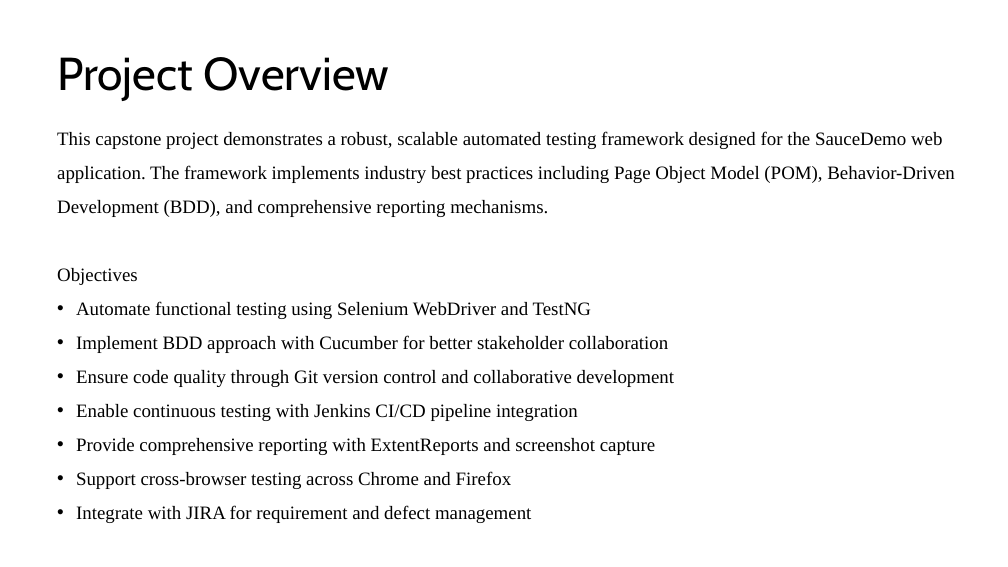
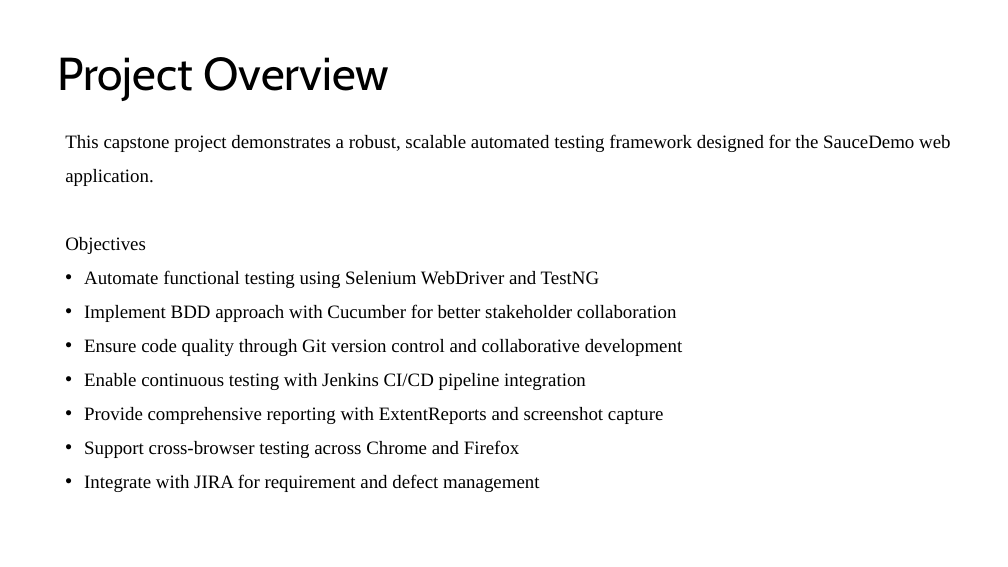
Before and after one commit to sahuljr7/Capstone-Project, a slide deck: slide 3 of PPT.pptx. Drawn at 1008x567 pixels with LibreOffice and Linux fonts; fonts in the diff are those of the drawing. Boxes give left, top, right and bottom in pixels: in the first picture for what was removed or moved away, otherwise in the second. Text is boxed around its words. In the diff, an @@ line names an element or a change of style, - is before the commit and + after.

Commit message:
ppt updated

```diff
--- a/PPT.pptx
+++ b/PPT.pptx
@@ text "This capstone project demonstrates a ...": place and size @@
-text "This capstone project demonstrates a ..." at bbox=[57, 131, 955, 523]
+text "This capstone project demonstrates a ..." at bbox=[65, 134, 950, 492]
@@ text at bbox=[65, 134, 950, 186]: text changed @@
-This capstone project demonstrates a robust, scalable automated testing framework designed for the SauceDemo web application. The framework implements industry best practices including Page Object Model (POM), Behavior-Driven Development (BDD), and comprehensive reporting mechanisms.
+This capstone project demonstrates a robust, scalable automated testing framework designed for the SauceDemo web application.
```
